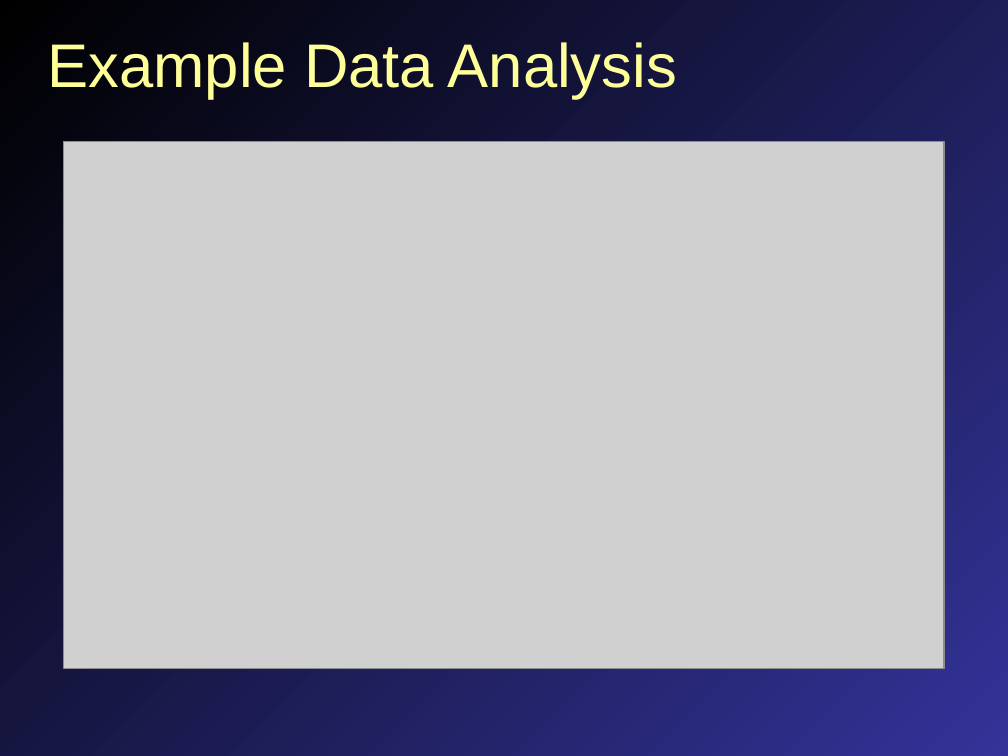
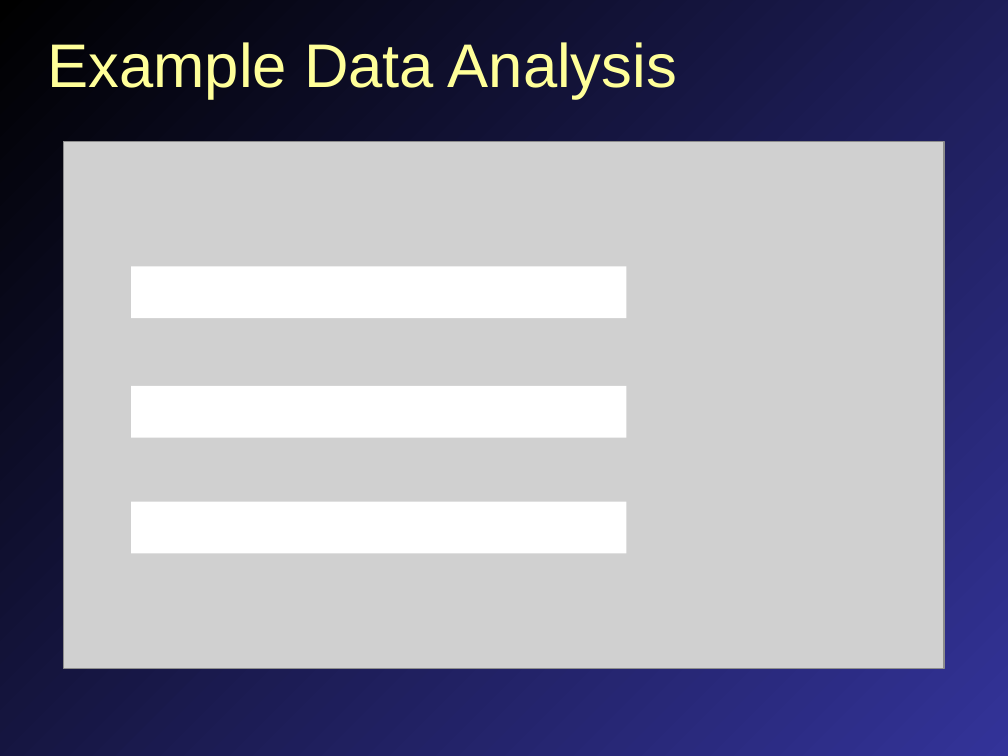
Before and after one commit to mavigozler/mavigozler.github.io, a slide deck: slide 11 of Teaching/Chemistry/Labs/FCC Chem 3A Expt 9a Solutions and Dilutions.pptx. Drawn at 1008x756 pixels with LibreOffice and Linux fonts; fonts in the diff are those of the drawing; grey boxes stand for pictures. Boxes give left, top, right and bottom in pixels: in the first picture for what was removed or moved away, otherwise in the second. Text is boxed around its words. In the diff, an @@ line names an element or a change of style, - is before the commit and + after.

```diff
--- a/Teaching/Chemistry/Labs/FCC Chem 3A Expt 9a Solutions and Dilutions.pptx
+++ b/Teaching/Chemistry/Labs/FCC Chem 3A Expt 9a Solutions and Dilutions.pptx
@@ rectangle added at bbox=[131, 266, 626, 318], fill #FFFFFF @@
@@ rectangle added at bbox=[131, 386, 626, 437], fill #FFFFFF @@
@@ rectangle added at bbox=[131, 502, 626, 553], fill #FFFFFF @@
```
Also in this commit, not shown: 5 other slides changed, 6 slides added, 42 other files.
